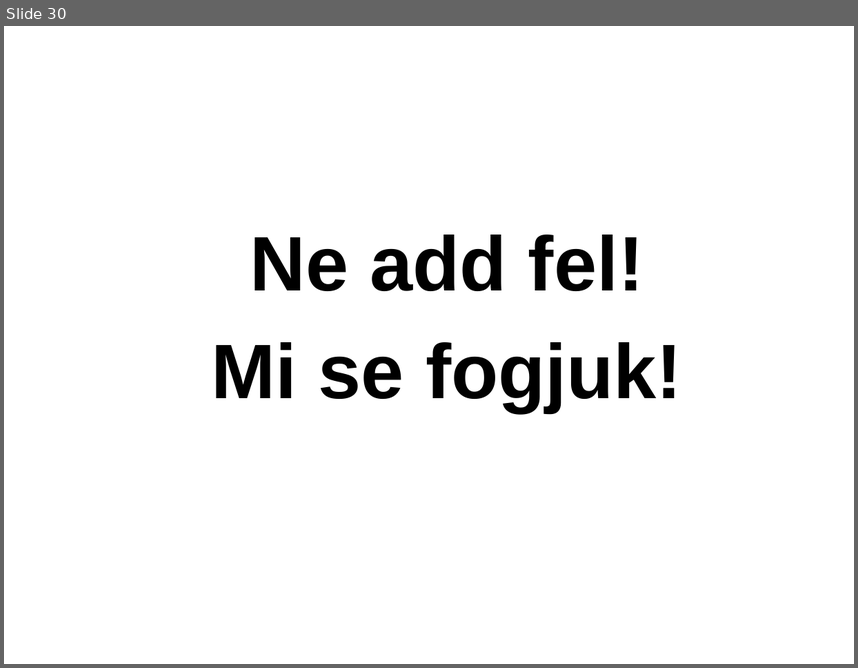
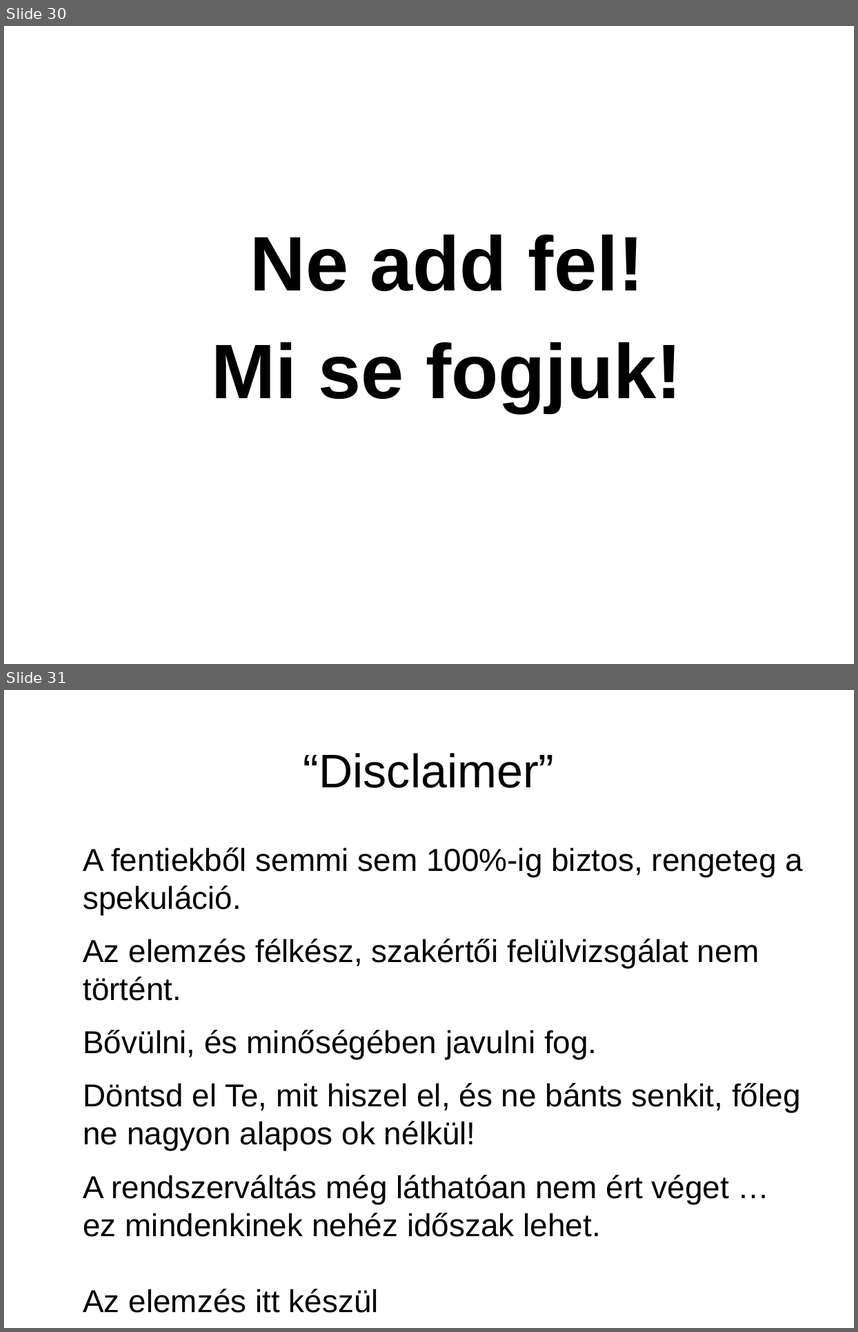
Before and after one commit to brezniczky/ep_elections_2019_hun, a slide deck: slides/hun/slides.odp. Shown one above the other, each under a label of ours: slide 30 before the commit, slides 30 and 31 after it. The pictures are 858x668 and 858x1332 pixels, drawn with LibreOffice and Linux fonts; fonts in the diff are those of the drawing. Boxes give left, top, right and bottom in pixels: in the first picture for what was removed or moved away, otherwise in the second. Text is boxed around its words. In the diff, an @@ line names an element or a change of style, - is before the commit and + after.

```diff
--- a/slides/hun/slides.odp
+++ b/slides/hun/slides.odp
@@ slide 31 added at (4, 690, 854, 1328), background #FFFFFF @@
@@ title added at (303, 753, 555, 788), 44 pt, text #000000 @@
+“Disclaimer”
@@ text added at (83, 847, 804, 1312), 29.6 pt, text #000000 @@
+A fentiekből semmi sem 100%-ig biztos, rengeteg a spekuláció.
+Az elemzés félkész, szakértői felülvizsgálat nem történt.
+Bővülni, és minőségében javulni fog.
+Döntsd el Te, mit hiszel el, és ne bánts senkit, főleg ne nagyon alapos ok nélkül!
+A rendszerváltás még láthatóan nem ért véget … ez mindenkinek nehéz időszak lehet.
+Az elemzés itt készül
```
Also in this commit, not shown: 2 slides changed, 1 other slide added, 4 other files.
